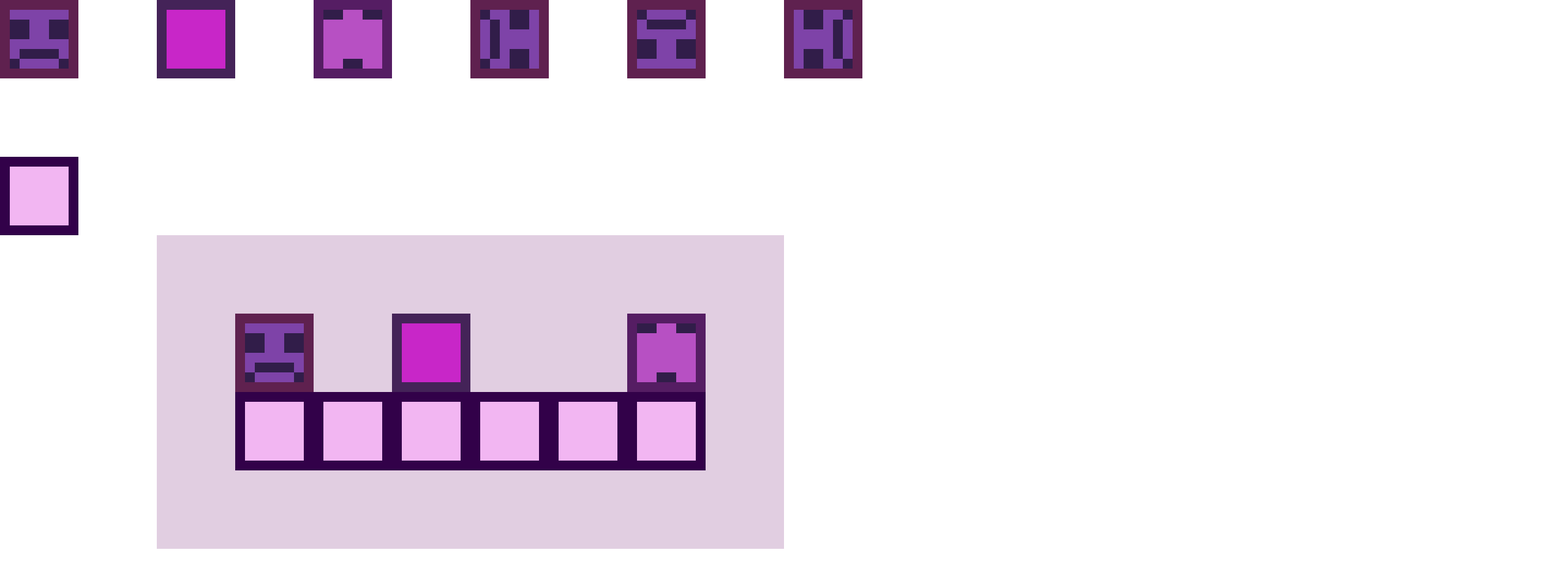
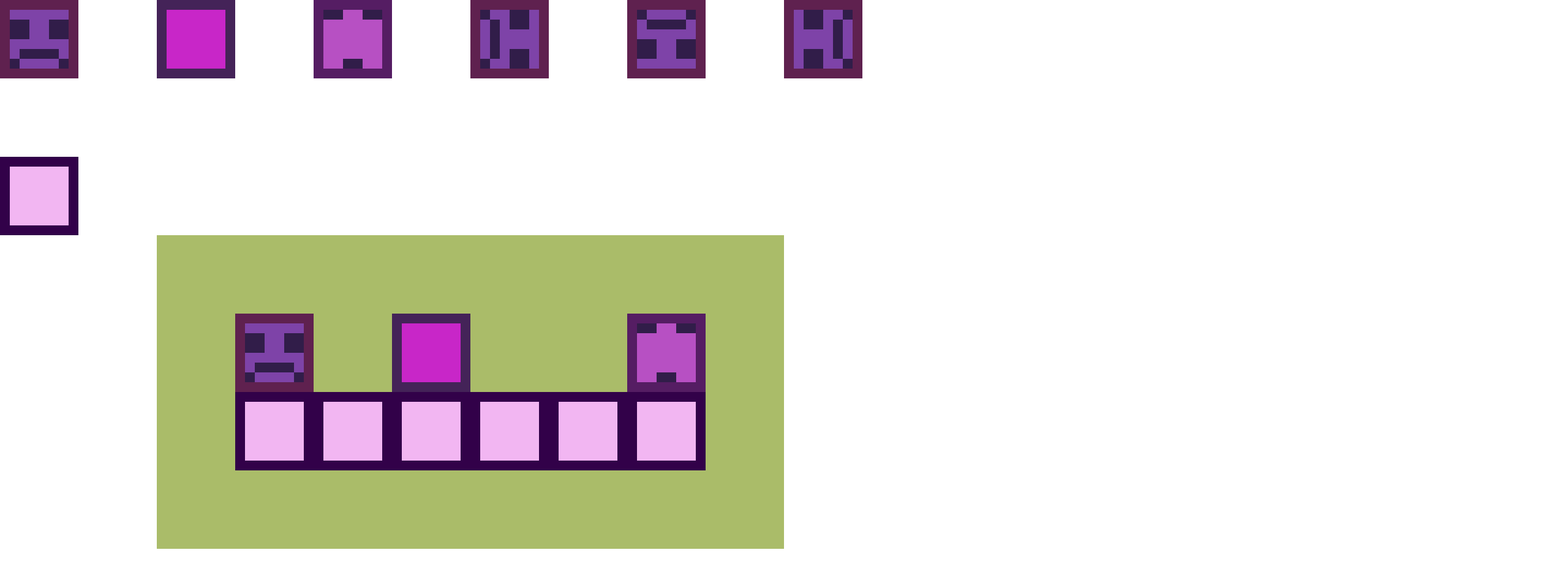
Revision of a layered (1568, 588) image; what changed, layer by layer:
painted on "Слой 4 kопировать" over [156, 235, 784, 549]
